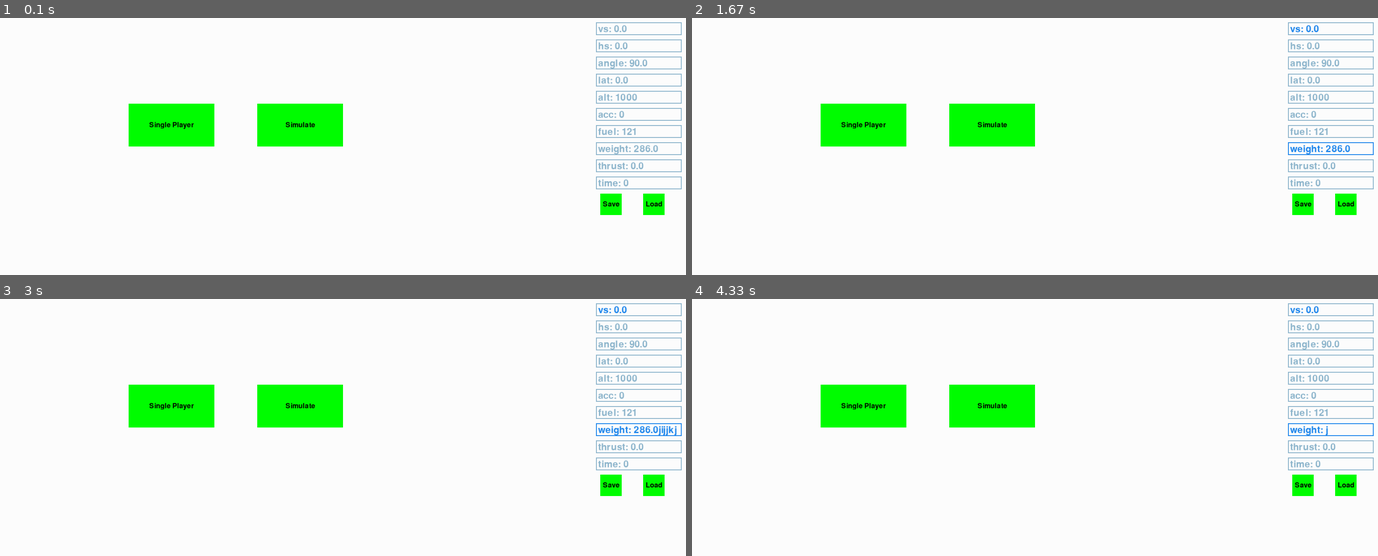
Above: before the commit, frames 1-4 (two rows, left to right).
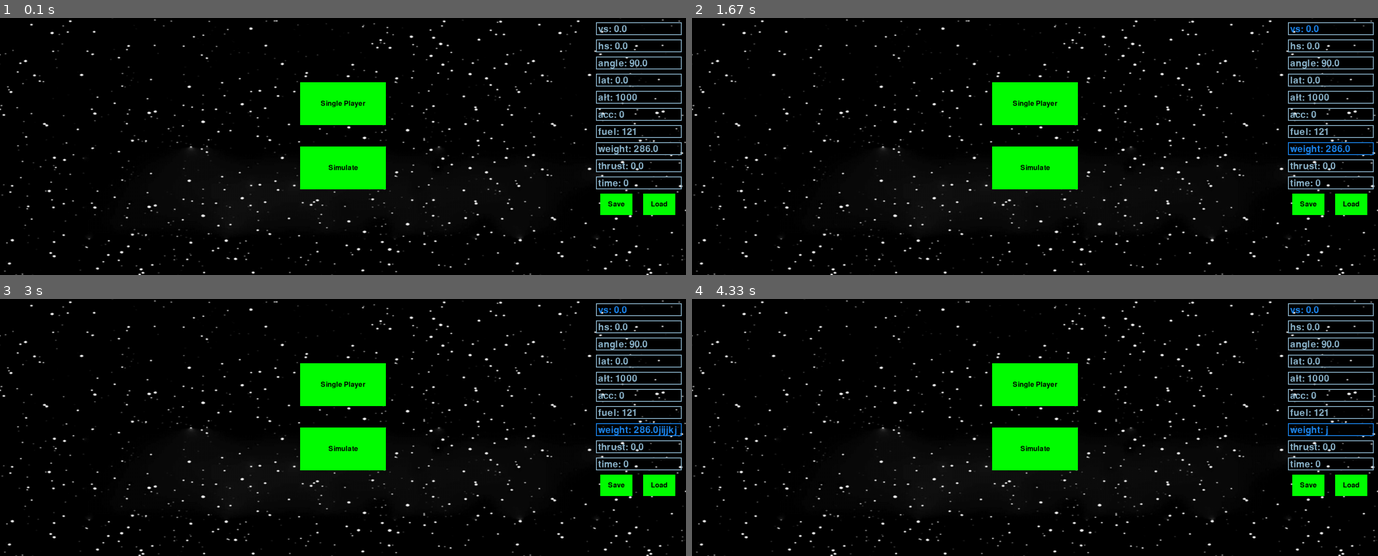
Above: after the commit, the same moments.

Repository: Teklar223/IntroNewSpace-Ex2
Game: pygame game, started from Main.py
The game is run twice, just before and just after one commit, with the same random seed, the same clock (stepped at 60 frames per second) and the same inputs.
Inputs:
- Up to frame 1 (0.1 s): no input
- Up to frame 2 (1.67 s): click "vs: 0.0" at 0.38 s; hold Right 0.67-1.13 s; click "weight: 286.0" at 1.27 s; hold Up from 1.55 s (still down)
- Up to frame 3 (3 s): release Up at 1.85 s; hold Right 1.88-2.35 s; tap J at 1.95, 2.25, 2.45, 2.75 s; tap I at 2.03 s; hold Left 2.38-2.92 s; tap K at 2.53 s; hold Down from 2.95 s (still down)
- Up to frame 4 (4.33 s): tap J at 3.02, 3.35, 3.65, 4.12 s; release Down at 3.25 s; hold Left 3.28-3.68 s; tap I at 3.43 s; tap Enter at 3.72 s; hold Up from 4.05 s (still down)

The runs differ from the first frame. In frame 1, 98% of the frame differs, in the area x 0-100%, y 0-100%; in frame 2, 98%; in frame 3, 98%; in frame 4, 98%.

Commit message:
small ui improvements

Diff:
--- a/Src/SpaceGame.py
+++ b/Src/SpaceGame.py
@@ -74,7 +74,7 @@
     def startMenu(self):
         self.clear_screen()
         self.config = Configuration(**_config_zero())
-        bg = pygame.image.load('Media/background.jpg').convert()
+        bg = pygame.image.load('Media/background.jpg') # .convert()
         input_boxes = []  # List to store the input boxes
 
         # Create input boxes for each configuration variable
@@ -88,10 +88,13 @@
                 input_boxes.append(input_box)
                 y_offset += 40
 
-        start_button_rect = pygame.Rect(300, 200, 200, 100)  # Rect for the start button
-        simulation_button_rect = pygame.Rect(600, 200, 200, 100)  # Rect for the start button
-        save_config_rect = pygame.Rect(self.screen.get_width() - 200,y_offset,50,50)
-        load_config_rect = pygame.Rect(self.screen.get_width() - 100,y_offset,50,50)
+        start_button_rect = pygame.Rect(self.screen.get_width()/2, 200, 200, 100)  # Rect for the start button
+        start_button_rect.center = (self.screen.get_width()/2,200)
+        simulation_button_rect = pygame.Rect(self.screen.get_width()/2, 300, 200, 100)  # Rect for the start button
+        simulation_button_rect.center = (self.screen.get_width()/2,350)
+
+        save_config_rect = pygame.Rect(self.screen.get_width() - 200,y_offset,75,50)
+        load_config_rect = pygame.Rect(self.screen.get_width() - 100,y_offset,75,50)
         running = True
 
         while running:
@@ -105,6 +108,7 @@
                     input_box.handle_event(event, self.set_config)
 
             self.screen.fill((255, 255, 255))
+            self.screen.blit(bg, (0,0))
 
             # Draw the start button
             self.draw_single_player(start_button_rect)
@@ -147,7 +151,7 @@
     def StartSim(self):
         self.clear_screen()
         selected_file = self.select_file()
-        config_list = self.load_file(file_object = selected_file)
+        config_list = self.load_csv_file(file_object = selected_file)
         if config_list:
             img_path = os.path.join(os.getcwd(), "Media")
             img_path = os.path.join(img_path,"back_button.png")
@@ -221,9 +225,14 @@
         else:
             return # file not valid
 
-    def load_file(self, file_object):
+    def load_csv_file(self, file_object):
         arr_of_dict = [{k: float(v) for k, v in row.items()} for row in csv.DictReader(file_object, skipinitialspace=True)]
         return arr_of_dict
+
+    def load_json_file(self, file_object):
+        # TODO
+        dict = {}
+        return dict
 
     def select_file(self):
         file_path = load()
